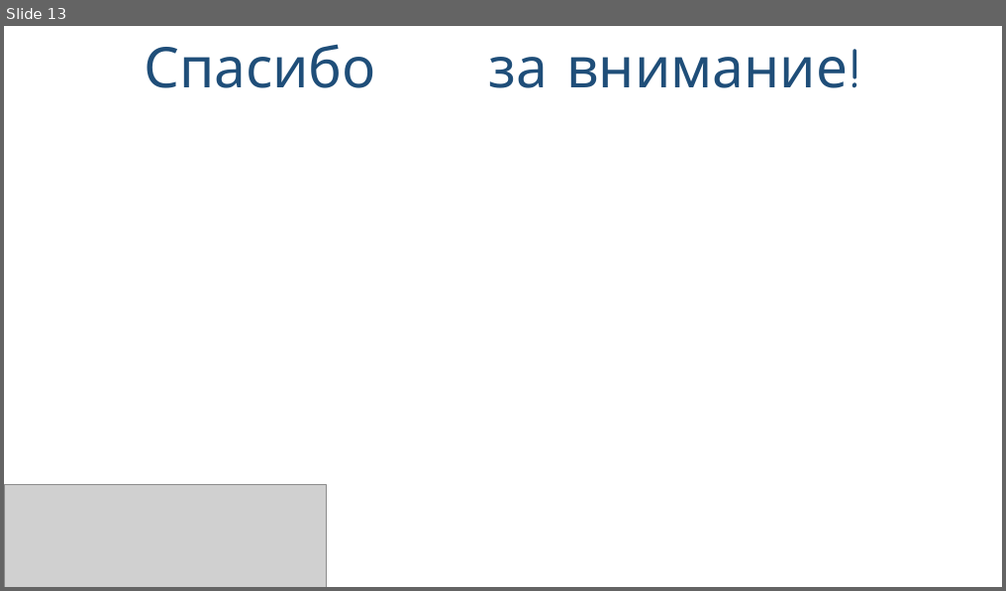
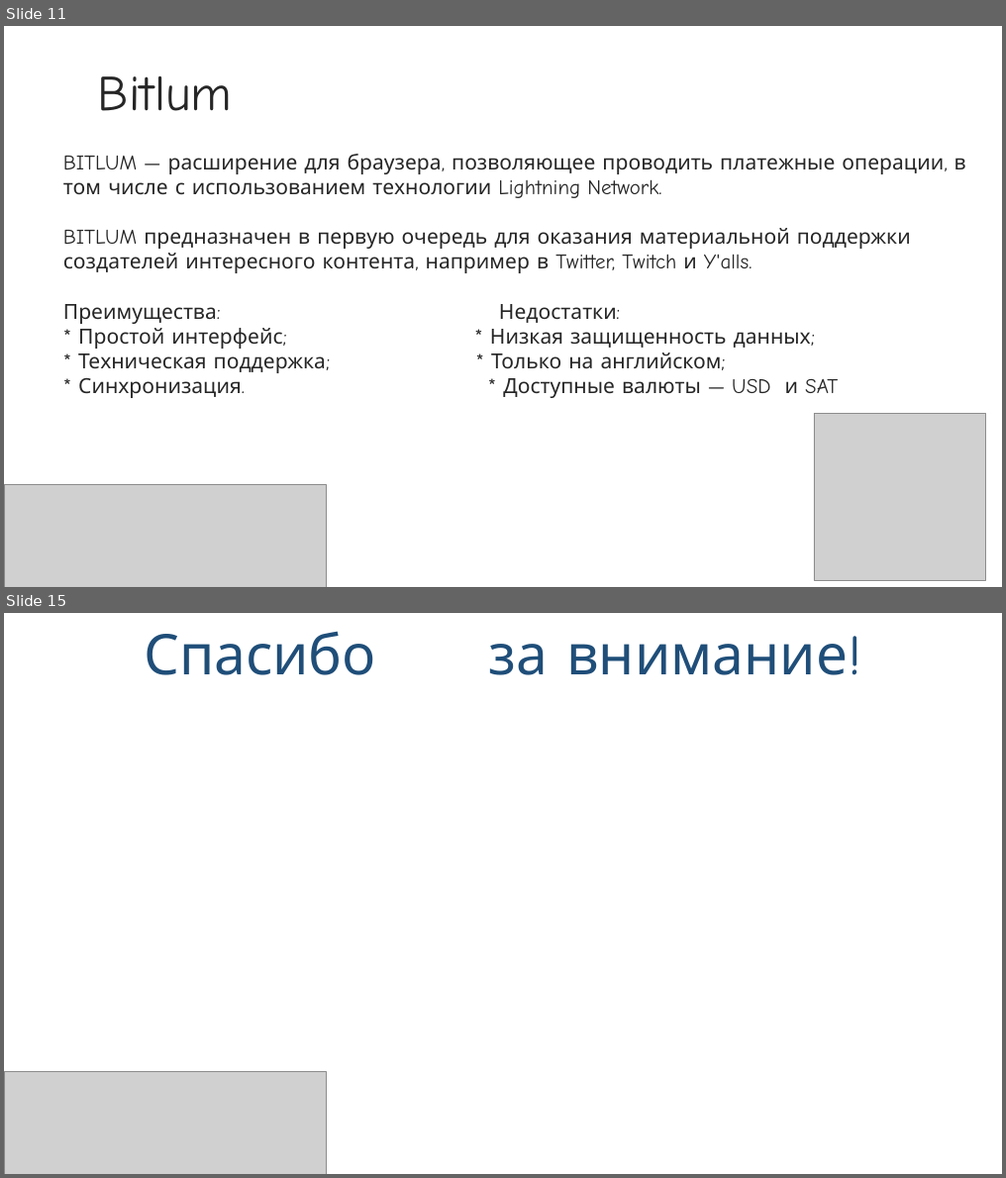
Before and after one commit to NikaLeb/181_351_testingLN, a slide deck: Lightning_Network.pptx. Shown one above the other, each under a label of ours: slide 13 before the commit, slides 11 and 15 after it; the slides between them are not shown. The pictures are 1006x591 and 1006x1178 pixels, drawn with LibreOffice and Linux fonts; fonts in the diff are those of the drawing; grey boxes stand for pictures; background and template pictures are left out. Boxes give left, top, right and bottom in pixels: in the first picture for what was removed or moved away, otherwise in the second. Text is boxed around its words. In the diff, an @@ line names an element or a change of style, - is before the commit and + after.

```diff
--- a/Lightning_Network.pptx
+++ b/Lightning_Network.pptx
@@ slide 11 added at (4,26,1002,587), background picture (left out) @@
@@ title added at (98,76,232,111), 48 pt, text #262626 @@
+Bitlum
@@ text added at (63,154,966,398), 20 pt, text #262626 @@
+BITLUM — расширение для браузера, позволяющее проводить платежные операции, в том числе с использованием технологии Lightning Network.
+BITLUM предназначен в первую очередь для оказания материальной поддержки создателей интересного контента, например в Twitter, Twitch и Y'alls.
+Преимущества: Недостатки:
+* Простой интерфейс; * Низкая защищенность данных;
+* Техническая поддержка; * Только на английском;
+* Синхронизация. * Доступные валюты — USD и SAT
@@ picture added at (814,413,985,580) @@
@@ picture added at (4,484,327,587) @@
@@ what was slide 13 is now slide 15 @@
```
Also in this commit, not shown: 10 other slides added, 9 slides removed.
